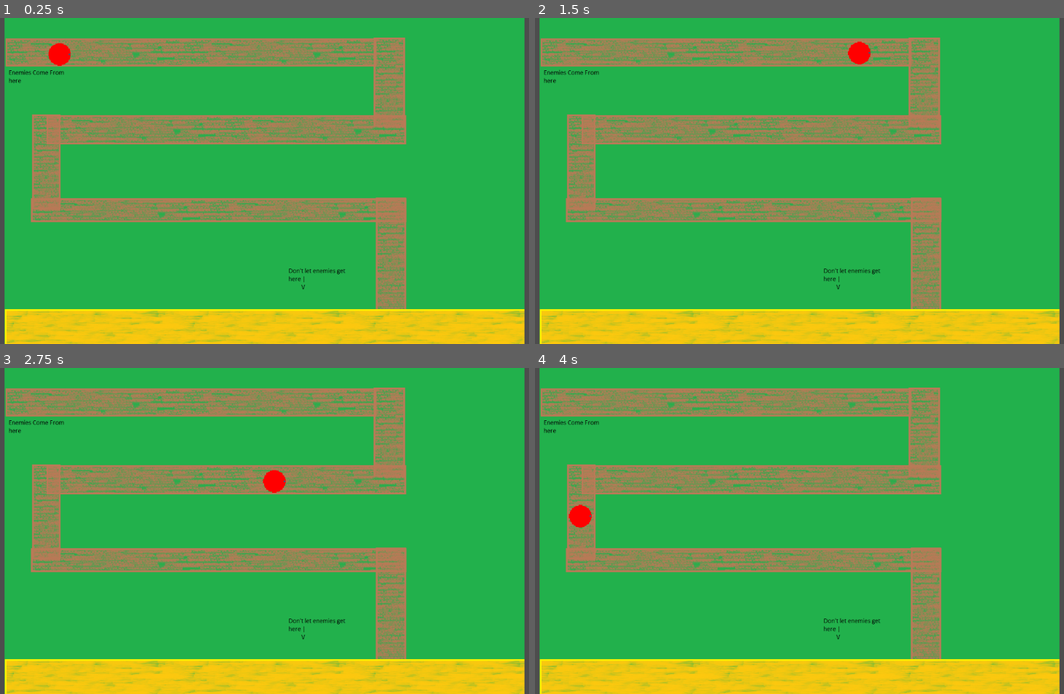
Above: before the commit, frames 1-4 (two rows, left to right).
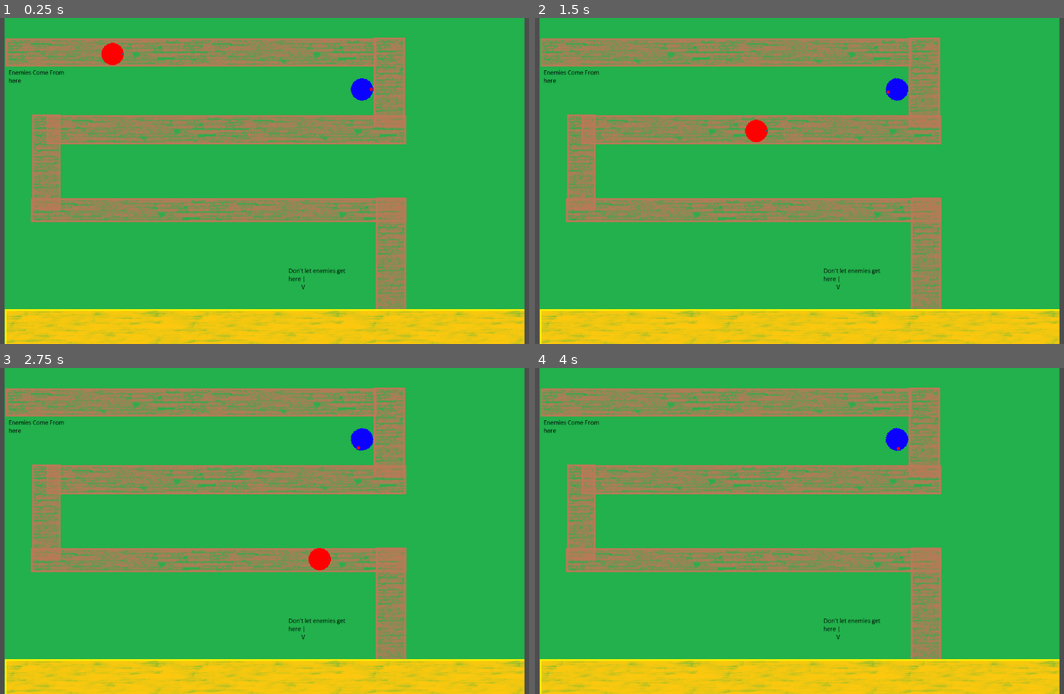
Above: after the commit, the same moments.

Repository: ashw2002/ProjPiethlete
Game: Godot game, scene res://Resources/Scenes/Map1/Map1.tscn
Two runs of this game, one before a commit and one after it. Both use one fixed random seed, a clock stepped at 60 frames per second and the inputs below.
Inputs:
- Up to frame 1 (0.25 s): no input
- Up to frame 2 (1.5 s): no input
- Up to frame 3 (2.75 s): no input
- Up to frame 4 (4 s): no input

The runs differ from the first frame. In frame 1, 0.7% of the frame differs, in the area x 9-71%, y 7-26%; in frame 2, 0.7%, in the area x 39-71%, y 7-39%; in frame 3, 0.7%; in frame 4, 0.5%.

Commit message:
Created towers that face their first target

Diff:
--- a/BuildOneProj/Resources/Prefabs/CrowTemplate.tscn
+++ b/BuildOneProj/Resources/Prefabs/CrowTemplate.tscn
@@ -7,12 +7,9 @@
 [sub_resource type="CircleShape2D" id="CircleShape2D_sfwiu"]
 radius = 33.0151
 
-[node name="CrowTemplate" type="RigidBody2D"]
-gravity_scale = 0.0
-max_contacts_reported = 10
-contact_monitor = true
+[node name="CrowTemplate" type="Area2D"]
 script = ExtResource("1_lix10")
-speed = 10
+speed = 20
 
 [node name="Sprite2D" type="Sprite2D" parent="."]
 texture_filter = 1
@@ -30,12 +27,4 @@
 shape = SubResource("CircleShape2D_sfwiu")
 debug_color = Color(2.88785e-06, 0.597464, 0.714374, 0.42)
 
-[node name="Area2D" type="Area2D" parent="."]
-
-[node name="CollisionShape2D" type="CollisionShape2D" parent="Area2D"]
-shape = SubResource("CircleShape2D_sfwiu")
-debug_color = Color(2.88785e-06, 0.597464, 0.714374, 0.42)
-
-[connection signal="body_entered" from="." to="." method="_on_body_entered"]
-[connection signal="body_shape_entered" from="." to="." method="_on_body_shape_entered"]
-[connection signal="area_entered" from="Area2D" to="." method="_on_area_2d_area_entered"]
+[connection signal="area_entered" from="." to="." method="_on_area_entered"]
--- /dev/null
+++ b/BuildOneProj/Resources/Prefabs/TowerTemplate.tscn
@@ -0,0 +1,24 @@
+[gd_scene load_steps=4 format=3 uid="uid://bafcayi7milv2"]
+
+[ext_resource type="Script" path="res://Resources/Scripts/TowerBehavior.gd" id="1_1ntdl"]
+[ext_resource type="Texture2D" uid="uid://c31wfib7giqyc" path="res://Resources/Sprites/TowerPlaceHolder.png" id="1_sikfl"]
+
+[sub_resource type="CircleShape2D" id="CircleShape2D_kthk1"]
+
+[node name="TowerTemplate" type="Node2D"]
+script = ExtResource("1_1ntdl")
+
+[node name="Sprite2D" type="Sprite2D" parent="."]
+texture_filter = 1
+scale = Vector2(2, 2)
+texture = ExtResource("1_sikfl")
+
+[node name="TowerRange" type="Area2D" parent="."]
+
+[node name="RangeShape" type="CollisionShape2D" parent="TowerRange"]
+shape = SubResource("CircleShape2D_kthk1")
+
+[node name="RemoteTransform2D" type="RemoteTransform2D" parent="."]
+remote_path = NodePath("..")
+
+[connection signal="area_entered" from="TowerRange" to="." method="_on_tower_range_area_entered"]
--- a/BuildOneProj/Resources/Scenes/Map1/Map1.tscn
+++ b/BuildOneProj/Resources/Scenes/Map1/Map1.tscn
@@ -1,8 +1,9 @@
-[gd_scene load_steps=5 format=3 uid="uid://b5y6bv0adtrr6"]
+[gd_scene load_steps=6 format=3 uid="uid://b5y6bv0adtrr6"]
 
 [ext_resource type="Texture2D" uid="uid://rw4ivwlxins3" path="res://Resources/Sprites/PlaceHolderMap1.png" id="1_1fry7"]
 [ext_resource type="Script" path="res://Resources/Scripts/MapController.gd" id="1_a5ik6"]
 [ext_resource type="PackedScene" uid="uid://xqncw7fk7o30" path="res://Resources/Prefabs/CrowTemplate.tscn" id="2_g6igy"]
+[ext_resource type="PackedScene" uid="uid://bafcayi7milv2" path="res://Resources/Prefabs/TowerTemplate.tscn" id="4_cqrt5"]
 
 [sub_resource type="RectangleShape2D" id="RectangleShape2D_p2n7q"]
 size = Vector2(83, 93)
@@ -27,3 +28,7 @@
 [node name="EndZoneShape" type="CollisionShape2D" parent="EndZone"]
 position = Vector2(-2.5, -8.5)
 shape = SubResource("RectangleShape2D_p2n7q")
+
+[node name="TowerTemplate" parent="." groups=["Enemies"] instance=ExtResource("4_cqrt5")]
+position = Vector2(277, -416)
+TwrRng = 300.0
--- a/BuildOneProj/Resources/Scripts/CrowBehavior.gd
+++ b/BuildOneProj/Resources/Scripts/CrowBehavior.gd
@@ -1,10 +1,10 @@
-extends RigidBody2D
+extends Area2D
 var crowLoc
 @export var speed = 1
 
 # Called when the node enters the scene tree for the first time.
 func _ready():
-	print_debug("Start")
+	#print_debug("Start")
 	crowLoc = get_node("CrowPath/CrowLoc")
 	OnCrowSpawn()
 
@@ -18,7 +18,8 @@
 	crowLoc.progress_ratio = 0
 	position = crowLoc.position
 
-func _on_area_2d_area_entered(area):
+
+func _on_area_entered(area):
 	if area.name == "EndZone":
-		print_debug('ThisBetterWork')
+		#print_debug('ThisBetterWork')
 		queue_free()
--- a/BuildOneProj/Resources/Scripts/MapController.gd
+++ b/BuildOneProj/Resources/Scripts/MapController.gd
@@ -12,4 +12,5 @@
 
 func SpawnCrow(crowType):
 	var mob = crowType.instantiate()
+	mob.add_to_group("Enemies")
 	add_child(mob)
--- /dev/null
+++ b/BuildOneProj/Resources/Scripts/TowerBehavior.gd
@@ -0,0 +1,32 @@
+extends Node2D
+
+@export var TwrRng = 1.0
+var Trfm
+var Target
+var ColShape
+
+# Called when the node enters the scene tree for the first time.
+func _ready():
+	ColShape = get_node("TowerRange/RangeShape")
+	Trfm = Transform2D(self.transform)
+	#print_debug(ColShape.shape.radius)
+	ColShape.shape.radius = TwrRng
+	#print_debug(ColShape.shape.radius)
+
+# Called every frame. 'delta' is the elapsed time since the previous frame.
+func _process(delta):
+	if Target && is_instance_valid(Target):
+		look_at(Target.position)
+
+
+func _on_tower_range_area_entered(area):
+	#print_debug("NewTarget?")
+	#print_debug(area.get_groups().find("Enemies"))
+	if area.get_groups().find("Enemies") >= 0:
+		Target = area
+		#print_debug("TargetConfirmed")
+
+func faceItem(item):
+	Trfm.looking_at(item.position)
+	print_debug(Trfm)
+	print_debug(self.transform)
Binary file added: BuildOneProj/Resources/Sprites/TowerPlaceHolder.png
Not shown, added: BuildOneProj/Resources/Sprites/TowerPlaceHolder.png.import
Not shown, added: BuildOneProj/Resources/Sprites/scarecrow export.png.import
